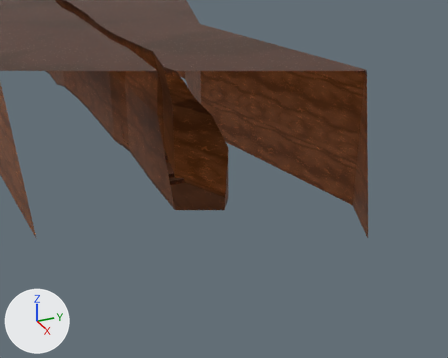
The Blender file Blender/B_TutorialIsland.blend, before and after one commit.
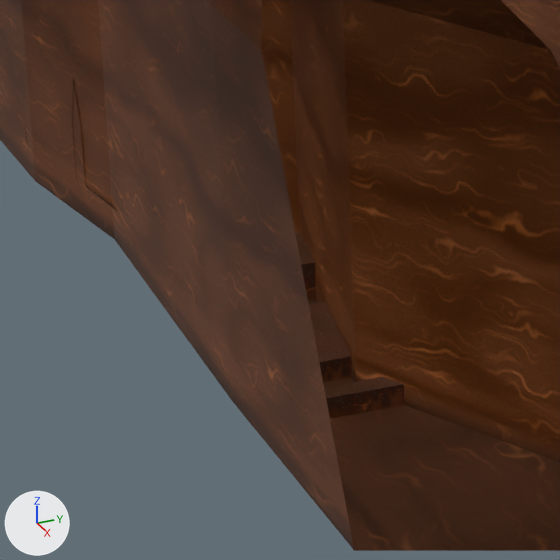
There are two pictures of each version: one from a camera (50 mm lens) standing at (1093.0, -212.0, 330.0) and looking at (472.0, 68.0, 20.0), one close up on the part from 24% to 48% of the width and 30% to 59% of the height. Arrows for +X, +Y and +Z are at lower left; the lights stay in place. The first two pictures are the older version. Everything nearer to the camera than a plane just in front of the edit is cut away.

In view in the first close-up: 'TutorialIsland'.
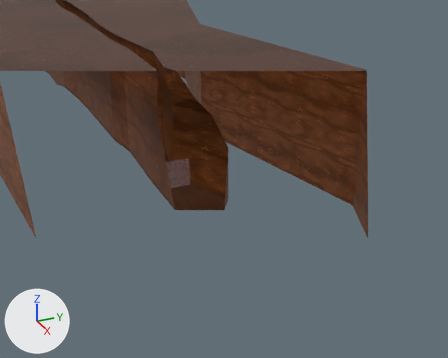
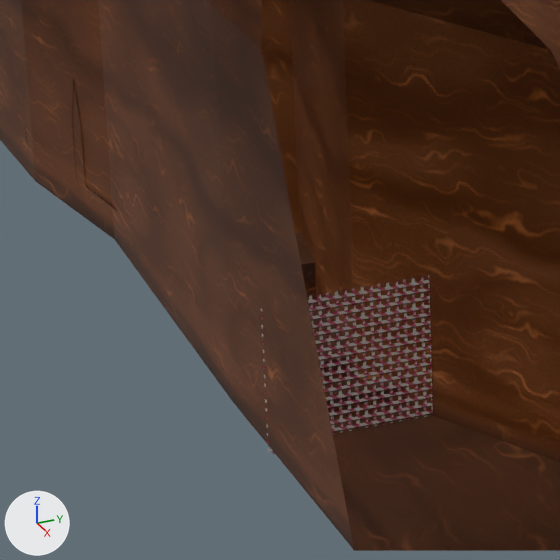
Location of each change, (x1, y1, x2, y2) in pixels of the close-ups (560 x 560 px):
'TutorialBlockade', added: after (261, 275, 433, 454)

The change, as a list of edits to the scene's bpy script:
```text
Add me_plane_005:
    me_plane_005.from_pydata(...)  # 8 vertices, 4 faces; spans x 446.0, y -6.8..34.0, z 5.9..43.4
    me_plane_005.materials.append(mat_candycanefance)
Add ob_tutorialblockade:
    ob_tutorialblockade = bpy.data.objects.new('TutorialBlockade', me_plane_005)
    ob_tutorialblockade.location = (0.0, 0.0, 0.0)
    _m = ob_tutorialblockade.modifiers.new('Triangulate', 'TRIANGULATE')
```
